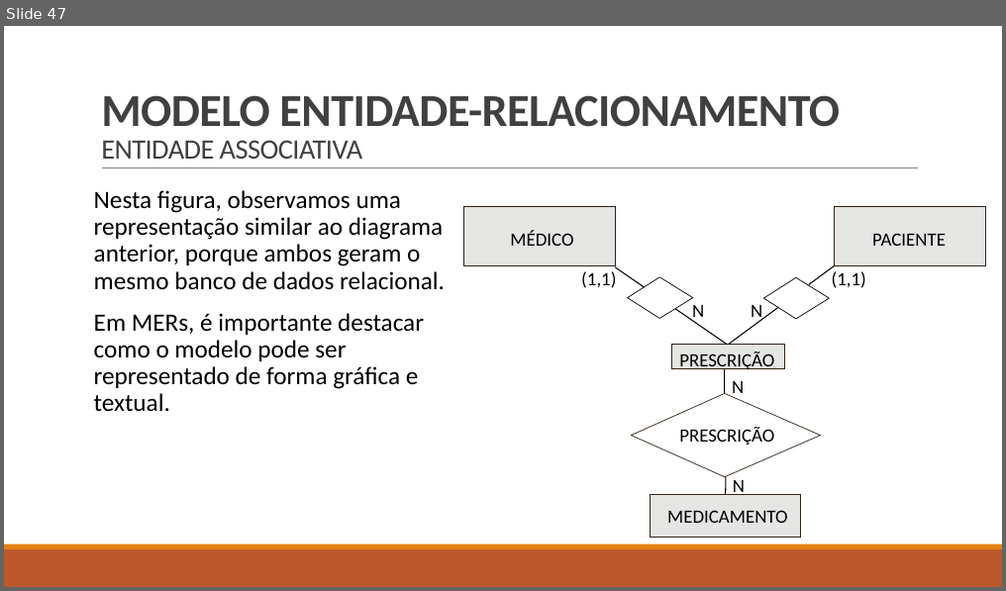
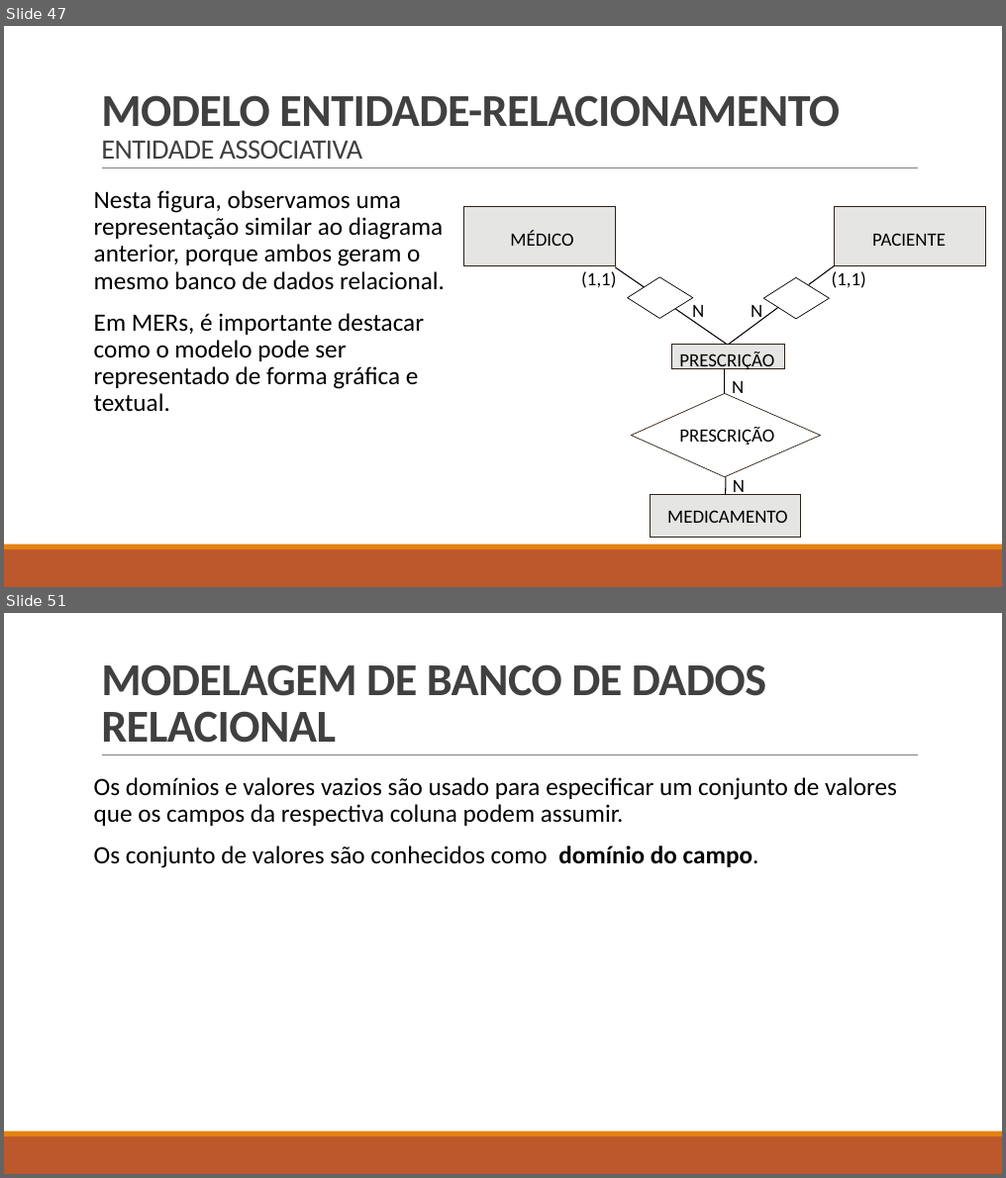
Before and after one commit to LucasHerculanoAmaro/Minhas-Aulas, a slide deck: Euripedes Simões de Paula/Banco de Dados/Aula 5/Projeto de banco de dados.pptx. Shown one above the other, each under a label of ours: slide 47 before the commit, slides 47 and 51 after it; the slides between them are not shown. The pictures are 1006x591 and 1006x1178 pixels, drawn with LibreOffice and Linux fonts; fonts in the diff are those of the drawing. Boxes give left, top, right and bottom in pixels: in the first picture for what was removed or moved away, otherwise in the second. Text is boxed around its words. In the diff, an @@ line names an element or a change of style, - is before the commit and + after.

```diff
--- a/Euripedes Simões de Paula/Banco de Dados/Aula 5/Projeto de banco de dados.pptx
+++ b/Euripedes Simões de Paula/Banco de Dados/Aula 5/Projeto de banco de dados.pptx
@@ slide 51 added at [4, 613, 1002, 1174], background #FFFFFF; not listed: 3 template elements that a slide beside it also shows @@
@@ title added at [101, 664, 766, 743], 44 pt, text #404040, bold @@
+MODELAGEM DE BANCO DE DADOS RELACIONAL
@@ text added at [94, 770, 918, 1129], fill #FFFFFF, outline #FFFFFF 1.25 pt, 24 pt, text #000000 @@
+Os domínios e valores vazios são usado para especificar um conjunto de valores que os campos da respectiva coluna podem assumir.
+Os conjunto de valores são conhecidos como domínio do campo.
```
Also in this commit, not shown: 3 other slides added.
